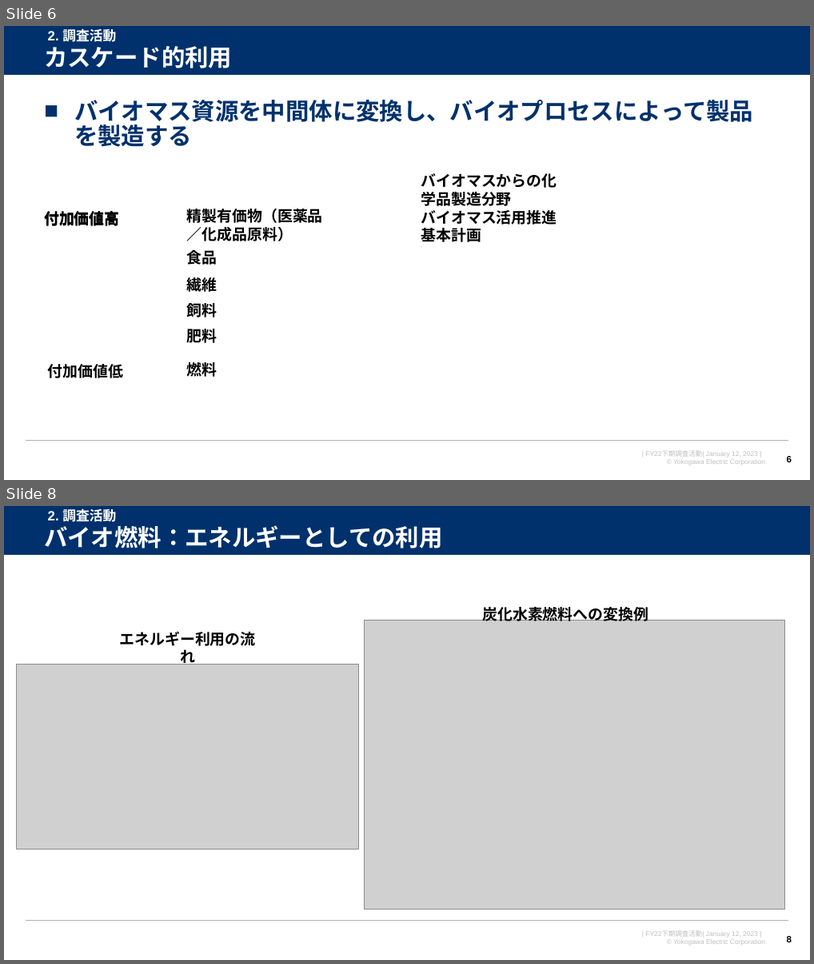
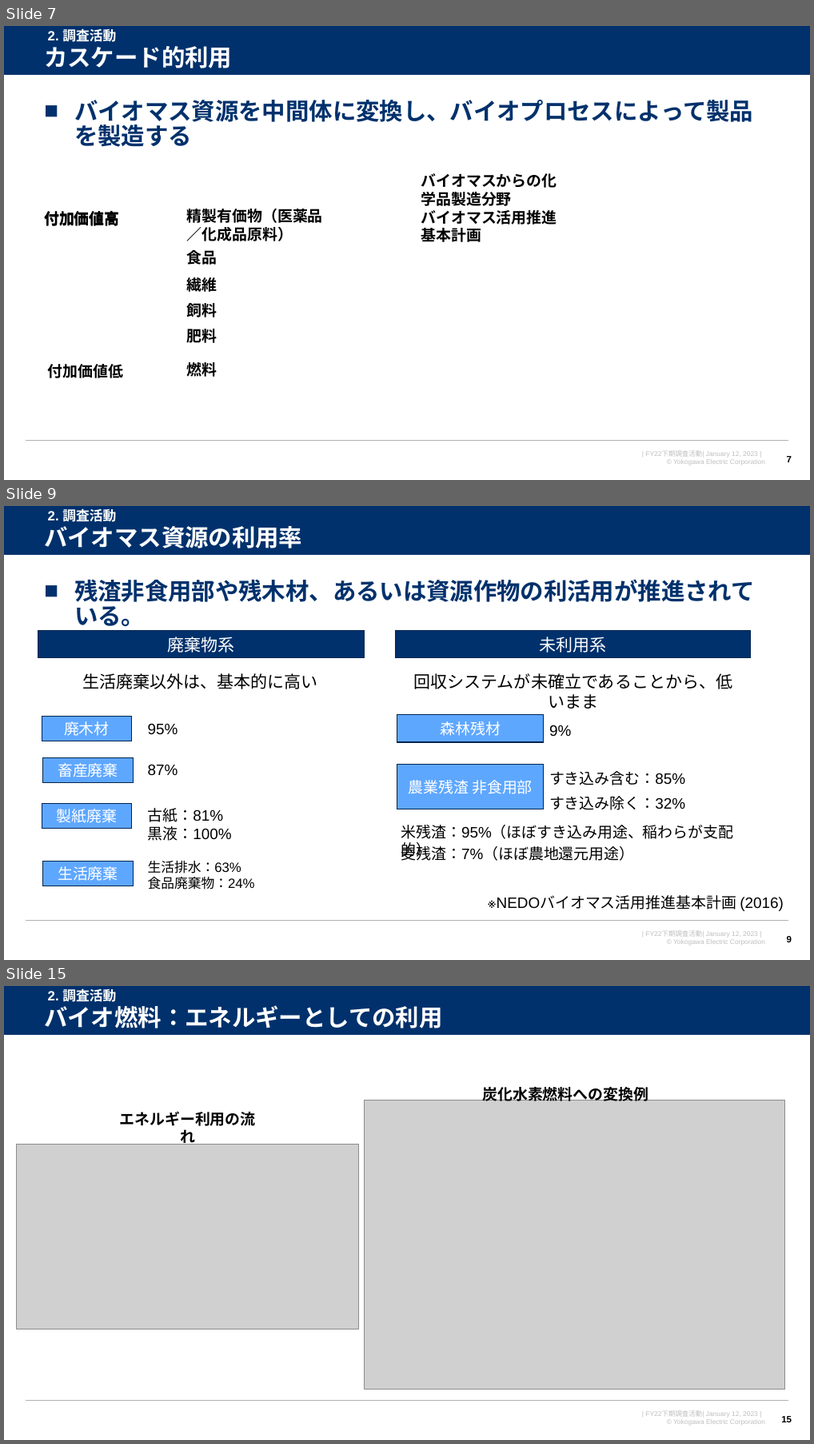
Before and after one commit to watarukumagai-git/denovo, a slide deck: survey_doc/230119_人工酵素設計_進捗報告_rev.0.pptx. Shown one above the other, each under a label of ours: slides 6 and 8 before the commit, slides 7, 9 and 15 after it; the slides between them are not shown. The pictures are 814x964 and 814x1444 pixels, drawn with LibreOffice and Linux fonts; fonts in the diff are those of the drawing; grey boxes stand for pictures; background and template pictures are left out. Boxes give left, top, right and bottom in pixels: in the first picture for what was removed or moved away, otherwise in the second. Text is boxed around its words. In the diff, an @@ line names an element or a change of style, - is before the commit and + after.

```diff
--- a/survey_doc/230119_人工酵素設計_進捗報告_rev.0.pptx
+++ b/survey_doc/230119_人工酵素設計_進捗報告_rev.0.pptx
@@ slide 9 added at <box>4,506,810,960</box>, background #FFFFFF; not listed: 4 template elements that a slide beside it also shows @@
@@ text added at <box>44,526,302,548</box>, 28 pt, text #FFFFFF, bold @@
+バイオマス資源の利用率
@@ text added at <box>48,507,116,524</box>, 16 pt, text #FFFFFF, bold @@
+2. 調査活動
@@ text added at <box>74,579,755,632</box>, 28 pt, text #00316C, bold @@
+■ 残渣非食用部や残木材、あるいは資源作物の利活用が推進されている。
@@ rectangle added at <box>38,631,365,657</box>, fill #00316C, outline #002450 1 pt, 20 pt, text #FFFFFF @@
+廃棄物系
@@ rectangle added at <box>395,631,751,657</box>, fill #00316C, outline #002450 1 pt, 20 pt, text #FFFFFF @@
+未利用系
@@ text added at <box>82,673,318,689</box>, 20 pt, text #000000 @@
+生活廃棄以外は、基本的に高い
@@ text added at <box>414,673,733,708</box>, 20 pt, text #000000 @@
+回収システムが未確立であることから、低いまま
@@ rectangle added at <box>42,716,132,740</box>, fill #5EA7FF, outline #002450 1 pt, 18 pt, text #FFFFFF @@
+廃木材
@@ rectangle added at <box>398,714,544,742</box>, fill #5EA7FF, outline #002450 1 pt, 18 pt, text #FFFFFF @@
+森林残材
@@ text added at <box>148,723,178,735</box>, 18 pt, text #000000 @@
+95%
@@ text added at <box>550,724,571,736</box>, 18 pt, text #000000 @@
+9%
@@ rectangle added at <box>43,758,134,783</box>, fill #5EA7FF, outline #002450 1 pt, 18 pt, text #FFFFFF @@
+畜産廃棄
@@ text added at <box>148,764,178,775</box>, 18 pt, text #000000 @@
+87%
@@ rectangle added at <box>398,764,544,809</box>, fill #5EA7FF, outline #002450 1 pt, 18 pt, text #FFFFFF @@
+農業残渣 非食用部
@@ text added at <box>550,771,686,785</box>, 18 pt, text #000000 @@
+すき込み含む：85%
@@ rectangle added at <box>42,803,132,828</box>, fill #5EA7FF, outline #002450 1 pt, 18 pt, text #FFFFFF @@
+製紙廃棄
@@ text added at <box>148,808,232,840</box>, 18 pt, text #000000 @@
+古紙：81%
+黒液：100%
@@ text added at <box>550,796,686,810</box>, 18 pt, text #000000 @@
+すき込み除く：32%
@@ text added at <box>401,824,734,839</box>, 18 pt, text #000000 @@
+米残渣：95%（ほぼすき込み用途、稲わらが支配的）
@@ rectangle added at <box>43,860,134,885</box>, fill #5EA7FF, outline #002450 1 pt, 18 pt, text #FFFFFF @@
+生活廃棄
@@ text added at <box>148,860,255,889</box>, 16 pt, text #000000 @@
+生活排水：63%
+食品廃棄物：24%
@@ text added at <box>401,843,634,860</box>, 18 pt, text #000000 @@
+麦残渣：7%（ほぼ農地還元用途）
@@ text added at <box>740,896,784,911</box>, 18 pt, text #000000 @@
+※NEDOバイオマス活用推進基本計画 (2016)
@@ page number added at <box>787,935,792,944</box>, 11 pt, text #000000, bold @@
+9
@@ what was slide 6 is now slide 7 @@
@@ page number at <box>787,456,792,462</box>: text changed @@
-6
+7
@@ what was slide 8 is now slide 15 @@
@@ page number at <box>782,1416,792,1422</box>: text changed @@
-8
+15
```
Also in this commit, not shown: 2 slides changed, 6 other slides added.
